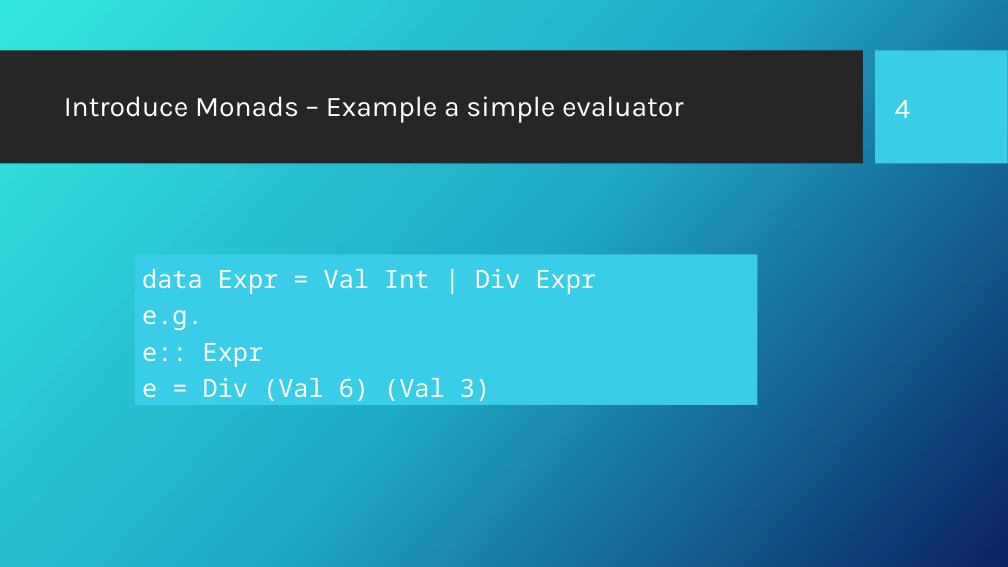
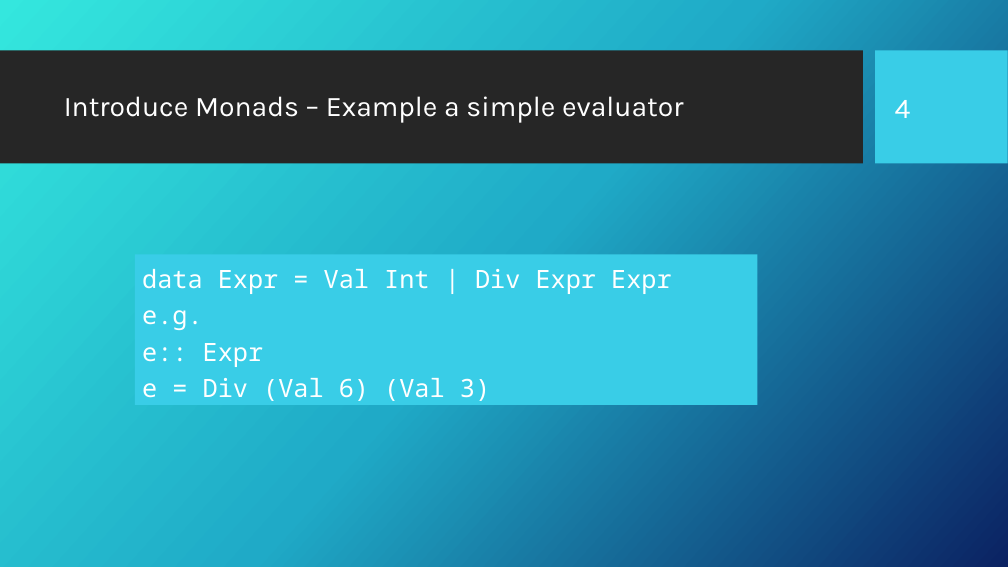
Before and after one commit to Fun-Prog-26/fun-prog-26, a slide deck: slide 5 of topic12-monads/unit-12a-lectures/talk-1/a-monads.pptx. Drawn at 1008x567 pixels with LibreOffice and Linux fonts; fonts in the diff are those of the drawing; background and template pictures are left out. Boxes give left, top, right and bottom in pixels: in the first picture for what was removed or moved away, otherwise in the second. Text is boxed around its words. In the diff, an @@ line names an element or a change of style, - is before the commit and + after.

```diff
--- a/topic12-monads/unit-12a-lectures/talk-1/a-monads.pptx
+++ b/topic12-monads/unit-12a-lectures/talk-1/a-monads.pptx
@@ text in rectangle at bbox=[142, 269, 672, 294]: text changed @@
-data Expr = Val Int | Div Expr
+data Expr = Val Int | Div Expr Expr
```
Also in this commit, not shown: 2 other slides changed, 4 other files.
